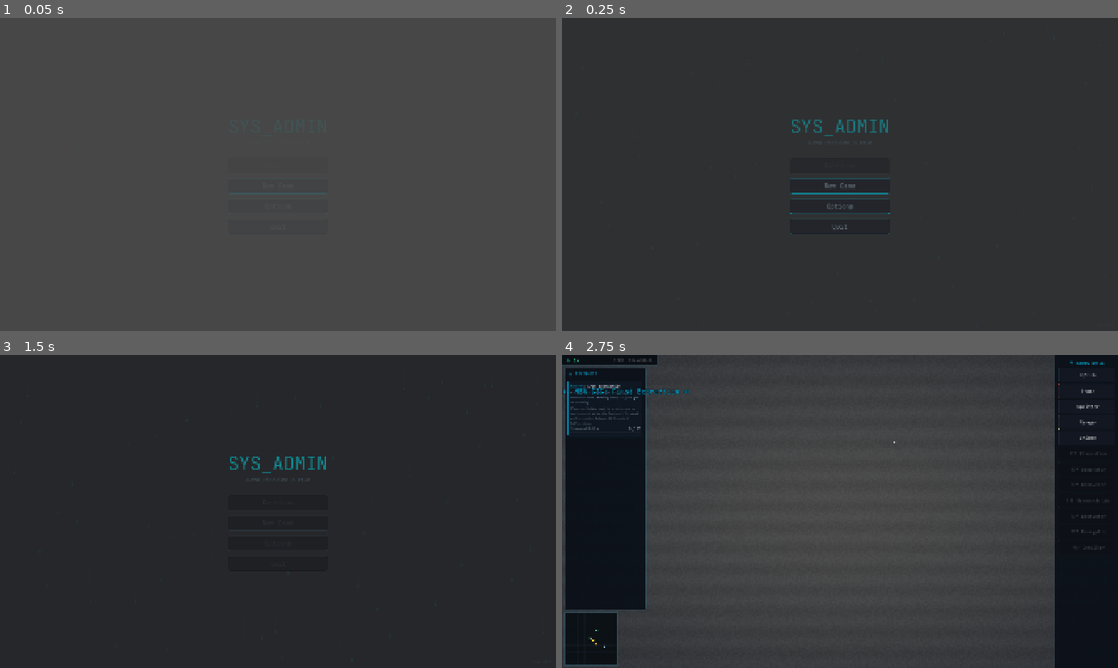
Above: before the commit, frames 1-4 (two rows, left to right).
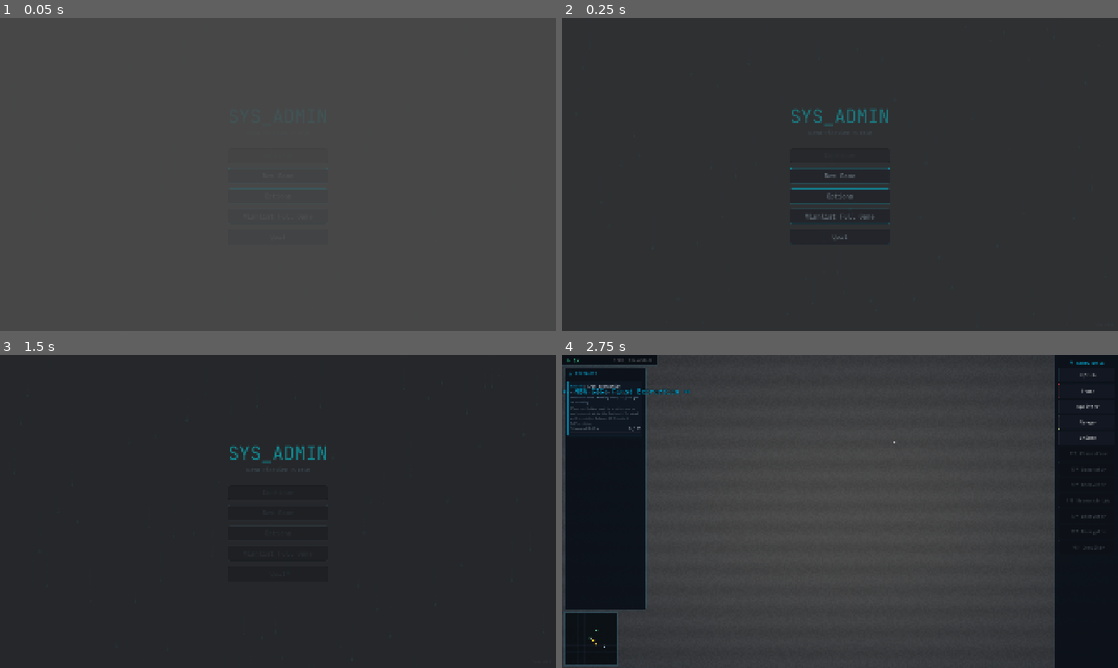
Above: after the commit, the same moments.

Repository: BYGGOLDENSTONE/sys-admin
Game: Godot game, scene res://scenes/ui/main_menu.tscn
The game is run twice, just before and just after one commit, with the same random seed, the same clock (stepped at 60 frames per second) and the same inputs.
Inputs (mouse positions are in pixels of both pictures, inside the frame that each line leads up to):
- Up to frame 1 (0.05 s): no input
- Up to frame 2 (0.25 s): no input
- Up to frame 3 (1.5 s): click (278, 552) at 0.5 s, where only the run after the commit has a clickable "Wishlist Full Game"; click "New Game" at 1.25 s
- Up to frame 4 (2.75 s): tap Enter at 2 s; drag from (589, 639) to (895, 442) at 2.02 s

The runs differ from the first frame. In frame 2, 1.4% of the frame differs, in the area x 41-59%, y 29-71%; in frame 3, 0.6%; in frame 4, nothing differs.

Commit message:
Sprint 4-A14/A15: Wishlist CTA, demo complete screen, save/load fixes
- Main menu: "Wishlist Full Game" button opens Steam store page
- Pause menu: "Give Feedback" button opens Steam store page
- Demo complete overlay: shown after all gigs finished, with Wishlist/Feedback/Continue buttons
- Fix: active gigs not restoring after save/load (JSON int type mismatch)
- Fix: game starting paused after load (pause menu forced state was saved)

Co-Authored-By: Claude Opus 4.6 <noreply@anthropic.com>

Diff:
--- a/scripts/gig_manager.gd
+++ b/scripts/gig_manager.gd
@@ -70,6 +70,13 @@
 	return _completed_indices.has(order_index)
 
 
+func are_all_gigs_completed() -> bool:
+	for gig in _all_gigs:
+		if not _completed_indices.has(gig.order_index):
+			return false
+	return _all_gigs.size() > 0
+
+
 ## Called each simulation tick — process deliveries at Contract Terminal
 func process_deliveries() -> void:
 	if _contract_terminal == null:
--- a/scripts/main.gd
+++ b/scripts/main.gd
@@ -34,6 +34,7 @@
 var _pause_options: VBoxContainer = null
 var _is_pause_menu_open: bool = false
 var _was_paused_before_menu: bool = false
+var _demo_complete_shown: bool = false
 
 ## Set this BEFORE _ready() to load a saved game instead of starting new
 var load_save_data: Dictionary = {}
@@ -158,6 +159,9 @@
 			_undo_manager._redo_stack.clear()
 		load_save_data = {}
 		print("[Main] Game loaded from save")
+		# Check if all gigs were already completed in the save
+		if _gig_manager and _gig_manager.are_all_gigs_completed():
+			_demo_complete_shown = true
 	else:
 		# NEW GAME PATH: place Contract Terminal and initialize gigs
 		_place_contract_terminal()
@@ -408,6 +412,11 @@
 		camera.add_trauma(0.25)
 	if _tutorial_manager:
 		_tutorial_manager.on_gig_completed(gig)
+	# Check if all gigs (tutorial + parallel) are done → demo complete
+	if not _demo_complete_shown and _gig_manager and _gig_manager.are_all_gigs_completed():
+		_demo_complete_shown = true
+		# Delay to let the last gig complete notification play first
+		get_tree().create_timer(2.5).timeout.connect(_show_demo_complete)
 
 
 func _on_gig_activated(gig) -> void:
@@ -651,6 +660,10 @@
 	var save_btn := _create_pause_button("Save Game")
 	save_btn.pressed.connect(_on_pause_save)
 	_pause_buttons.add_child(save_btn)
+
+	var feedback_btn := _create_pause_button("Give Feedback")
+	feedback_btn.pressed.connect(_on_pause_feedback)
+	_pause_buttons.add_child(feedback_btn)
 
 	var quit_btn := _create_pause_button("Quit to Menu")
 	quit_btn.pressed.connect(_on_pause_quit)
@@ -736,6 +749,10 @@
 	_show_gig_notification("GAME SAVED", Color("#44ddff"))
 
 
+func _on_pause_feedback() -> void:
+	OS.shell_open("https://store.steampowered.com/app/PLACEHOLDER_APP_ID/SYS_ADMIN/")
+
+
 func _on_pause_quit() -> void:
 	if _save_manager:
 		_save_manager.autosave()
@@ -754,3 +771,124 @@
 	if post_rect and post_rect.material is ShaderMaterial:
 		var mat: ShaderMaterial = post_rect.material
 		mat.set_shader_parameter("scanlines_enabled", settings.get("crt_enabled", true))
+
+
+# --- Demo Complete Screen ---
+
+func _show_demo_complete() -> void:
+	print("[Main] All gigs completed — showing demo complete screen")
+
+	# Pause simulation
+	if not simulation_manager.is_paused:
+		simulation_manager.toggle_pause()
+
+	var overlay := CanvasLayer.new()
+	overlay.layer = 99
+	add_child(overlay)
+
+	# Semi-transparent background
+	var bg := ColorRect.new()
+	bg.color = Color(0.01, 0.02, 0.04, 0.0)
+	bg.set_anchors_preset(Control.PRESET_FULL_RECT)
+	bg.mouse_filter = Control.MOUSE_FILTER_STOP
+	overlay.add_child(bg)
+
+	# Fade in background
+	var bg_tw := create_tween()
+	bg_tw.tween_property(bg, "color:a", 0.85, 1.0)
+
+	var center := CenterContainer.new()
+	center.set_anchors_preset(Control.PRESET_FULL_RECT)
+	overlay.add_child(center)
+
+	var main_box := VBoxContainer.new()
+	main_box.alignment = BoxContainer.ALIGNMENT_CENTER
+	main_box.add_theme_constant_override("separation", 0)
+	center.add_child(main_box)
+
+	# "DEMO COMPLETE" title
+	var title := Label.new()
+	title.text = "DEMO COMPLETE"
+	title.add_theme_font_size_override("font_size", 52)
+	title.add_theme_color_override("font_color", Color(0.0, 1.0, 0.6, 1.0))
+	title.horizontal_alignment = HORIZONTAL_ALIGNMENT_CENTER
+	main_box.add_child(title)
+
+	# Subtitle
+	var subtitle := Label.new()
+	subtitle.text = "The full network awaits."
+	subtitle.add_theme_font_size_override("font_size", 22)
+	subtitle.add_theme_color_override("font_color", Color(0.5, 0.7, 0.8, 0.8))
+	subtitle.horizontal_alignment = HORIZONTAL_ALIGNMENT_CENTER
+	main_box.add_child(subtitle)
+
+	# Spacer
+	var spacer := Control.new()
+	spacer.custom_minimum_size = Vector2(0, 12)
+	main_box.add_child(spacer)
+
+	# Flavor text
+	var flavor := Label.new()
+	flavor.text = "You've proven yourself, operator. Higher-tier data streams\nand deeper networks are waiting in the full release."
+	flavor.add_theme_font_size_override("font_size", 15)
+	flavor.add_theme_color_override("font_color", Color(0.4, 0.55, 0.65, 0.7))
+	flavor.horizontal_alignment = HORIZONTAL_ALIGNMENT_CENTER
+	main_box.add_child(flavor)
+
+	# Spacer
+	var spacer2 := Control.new()
+	spacer2.custom_minimum_size = Vector2(0, 32)
+	main_box.add_child(spacer2)
+
+	# Buttons
+	var btn_box := VBoxContainer.new()
+	btn_box.add_theme_constant_override("separation", 14)
+	btn_box.alignment = BoxContainer.ALIGNMENT_CENTER
+	main_box.add_child(btn_box)
+
+	var wishlist_btn := _create_demo_complete_button("Wishlist Full Game", Color(0.0, 1.0, 0.6))
+	wishlist_btn.pressed.connect(func(): OS.shell_open("https://store.steampowered.com/app/PLACEHOLDER_APP_ID/SYS_ADMIN/"))
+	btn_box.add_child(wishlist_btn)
+
+	var feedback_btn := _create_demo_complete_button("Give Feedback", Color(0.3, 0.7, 1.0))
+	feedback_btn.pressed.connect(func(): OS.shell_open("https://store.steampowered.com/app/PLACEHOLDER_APP_ID/SYS_ADMIN/"))
+	btn_box.add_child(feedback_btn)
+
+	var continue_btn := _create_demo_complete_button("Continue Playing", Color(0.6, 0.65, 0.7))
+	continue_btn.pressed.connect(func():
+		overlay.queue_free()
+		if simulation_manager.is_paused:
+			simulation_manager.toggle_pause()
+	)
+	btn_box.add_child(continue_btn)
+
+	# Fade in content
+	main_box.modulate = Color(1, 1, 1, 0)
+	var content_tw := create_tween()
+	content_tw.tween_property(main_box, "modulate:a", 1.0, 0.8).set_delay(0.5)
+
+
+func _create_demo_complete_button(text: String, accent: Color) -> Button:
+	var btn := Button.new()
+	btn.text = text
+	btn.custom_minimum_size = Vector2(300, 52)
+	btn.add_theme_font_size_override("font_size", 21)
+	var style := StyleBoxFlat.new()
+	style.bg_color = Color(0.04, 0.06, 0.1, 0.9)
+	style.border_color = Color(accent.r, accent.g, accent.b, 0.6)
+	style.set_border_width_all(2)
+	style.set_corner_radius_all(4)
+	style.set_content_margin_all(12)
+	btn.add_theme_stylebox_override("normal", style)
+	var hover := style.duplicate()
+	hover.bg_color = Color(0.07, 0.1, 0.16, 0.95)
+	hover.border_color = Color(accent.r, accent.g, accent.b, 0.95)
+	btn.add_theme_stylebox_override("hover", hover)
+	var pressed := style.duplicate()
+	pressed.bg_color = Color(0.03, 0.05, 0.08, 1.0)
+	pressed.border_color = Color(accent.r, accent.g, accent.b, 1.0)
+	btn.add_theme_stylebox_override("pressed", pressed)
+	btn.add_theme_color_override("font_color", Color(accent.r * 0.8 + 0.2, accent.g * 0.8 + 0.2, accent.b * 0.8 + 0.2))
+	btn.add_theme_color_override("font_hover_color", accent)
+	btn.add_theme_color_override("font_pressed_color", Color(1, 1, 1))
+	return btn
--- a/scripts/save_manager.gd
+++ b/scripts/save_manager.gd
@@ -373,10 +373,12 @@
 			elif arr.size() > req_size:
 				arr.resize(req_size)
 
-	# Restore active gigs
-	var active_indices: Array = gig_data.get("active", [])
+	# Restore active gigs (cast to int for JSON type safety)
+	var active_indices: Dictionary = {}
+	for idx in gig_data.get("active", []):
+		active_indices[int(idx)] = true
 	for gig in gig_manager._all_gigs:
-		if gig.order_index in active_indices:
+		if active_indices.has(gig.order_index):
 			gig_manager._active_gigs.append(gig)
 
 	print("[SaveManager] Gig state restored — %d completed, %d active" % [
@@ -389,8 +391,7 @@
 	simulation_manager._tick_count = int(sim_data.get("tick_count", 0))
 	var speed: int = int(sim_data.get("speed_multiplier", 1))
 	simulation_manager.set_speed(speed)
-	if sim_data.get("is_paused", false):
-		simulation_manager.toggle_pause()
+	# Always start unpaused after load — pause menu save captures forced pause state
 
 	# Restore discovery
 	var dc: Dictionary = sim_data.get("discovered_content", {})
--- a/scripts/ui/main_menu.gd
+++ b/scripts/ui/main_menu.gd
@@ -12,6 +12,7 @@
 var _continue_btn: Button = null
 var _new_game_btn: Button = null
 var _options_btn: Button = null
+var _wishlist_btn: Button = null
 var _quit_btn: Button = null
 var _button_vbox: VBoxContainer = null
 var _options_panel: VBoxContainer = null
@@ -102,6 +103,10 @@
 	_options_btn = _create_menu_button("Options")
 	_options_btn.pressed.connect(_on_options)
 	_button_vbox.add_child(_options_btn)
+
+	_wishlist_btn = _create_menu_button("Wishlist Full Game")
+	_wishlist_btn.pressed.connect(_on_wishlist)
+	_button_vbox.add_child(_wishlist_btn)
 
 	_quit_btn = _create_menu_button("Quit")
 	_quit_btn.pressed.connect(_on_quit)
@@ -241,6 +246,10 @@
 	_button_vbox.visible = true
 
 
+func _on_wishlist() -> void:
+	OS.shell_open("https://store.steampowered.com/app/PLACEHOLDER_APP_ID/SYS_ADMIN/")
+
+
 func _on_quit() -> void:
 	get_tree().quit()
 
@@ -250,6 +259,7 @@
 	_continue_btn.disabled = true
 	_new_game_btn.disabled = true
 	_options_btn.disabled = true
+	_wishlist_btn.disabled = true
 	_quit_btn.disabled = true
 
 	# Fade out
Not shown, changed: CLAUDE.md
